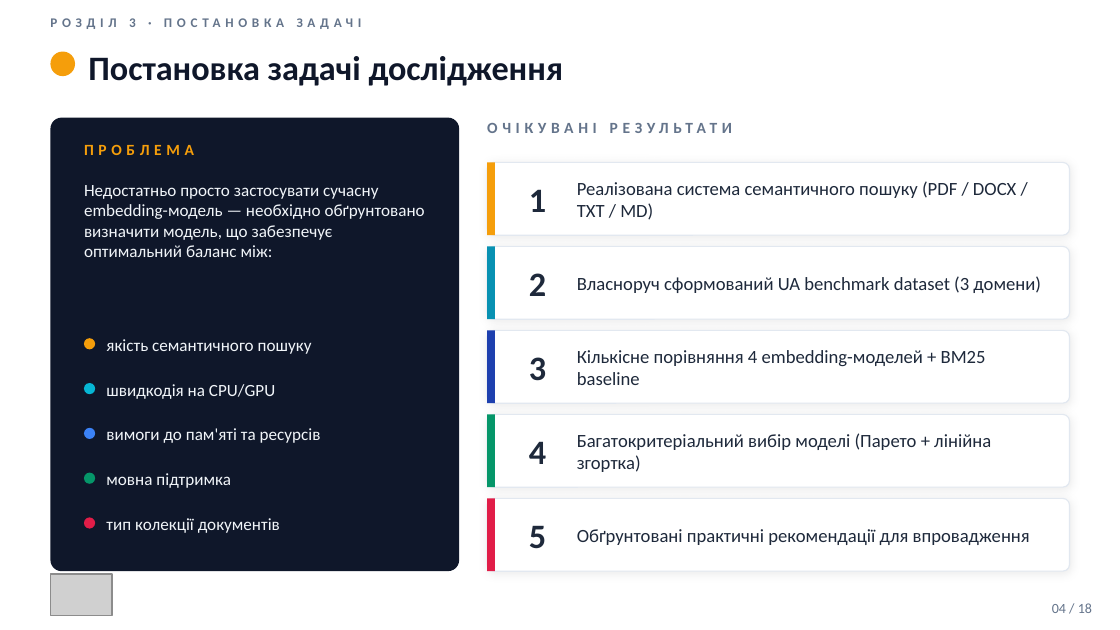
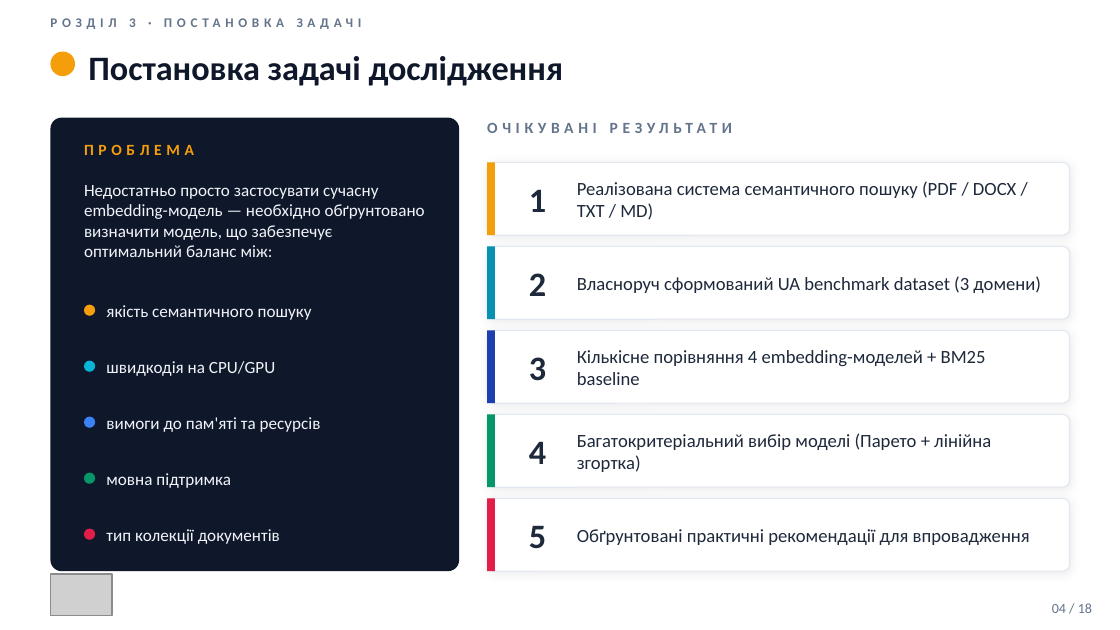
Before and after one commit to vitaliinnest/kb-semantic-search-benchmark, a slide deck: slide 4 of thesis/Nesterenko_Presentation.pptx. Drawn at 1120x630 pixels with LibreOffice and Linux fonts; fonts in the diff are those of the drawing; grey boxes stand for pictures. Boxes give left, top, right and bottom in pixels: in the first picture for what was removed or moved away, otherwise in the second. Text is boxed around its words. In the diff, an @@ line names an element or a change of style, - is before the commit and + after.

```diff
--- a/thesis/Nesterenko_Presentation.pptx
+++ b/thesis/Nesterenko_Presentation.pptx
@@ text "якість семантичного пошуку": place and size @@
-text "якість семантичного пошуку" at (106,339,312,354)
+text "якість семантичного пошуку" at (106,305,312,320)
@@ ellipse: place and size @@
-ellipse at (84,338,95,349)
+ellipse at (84,305,95,316)
@@ text "швидкодія на CPU/GPU": place and size @@
-text "швидкодія на CPU/GPU" at (106,384,275,399)
+text "швидкодія на CPU/GPU" at (106,361,275,376)
@@ ellipse: place and size @@
-ellipse at (84,383,95,394)
+ellipse at (84,361,95,372)
@@ ellipse: place and size @@
-ellipse at (84,428,95,439)
+ellipse at (84,417,95,428)
@@ text "вимоги до пам'яті та ресурсів": place and size @@
-text "вимоги до пам'яті та ресурсів" at (106,428,321,443)
+text "вимоги до пам'яті та ресурсів" at (106,417,321,432)
@@ ellipse: place and size @@
-ellipse at (84,517,95,529)
+ellipse at (84,529,95,540)
@@ text "тип колекції документів": place and size @@
-text "тип колекції документів" at (106,518,280,533)
+text "тип колекції документів" at (106,529,280,544)
```
Also in this commit, not shown: 2 other slides changed, 1 other file.
